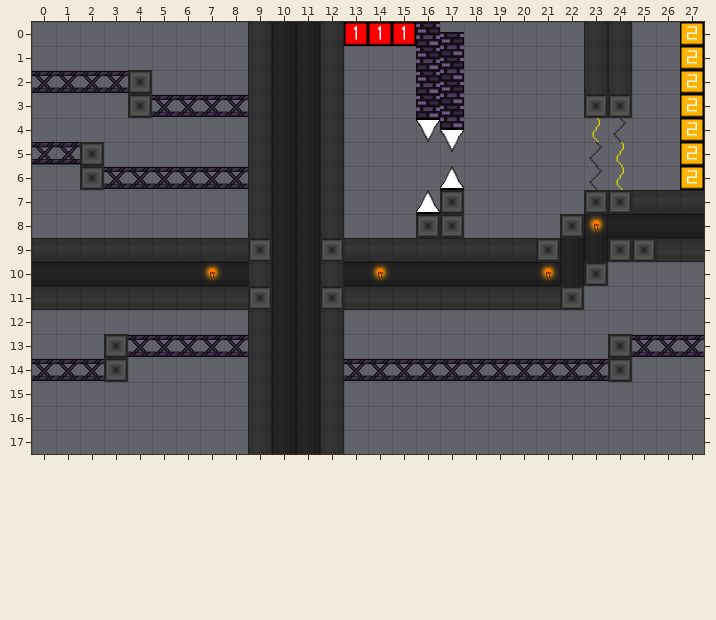
An edit to a level. Tiled map, assets/data/chapters/chapter1/ch1-map23.tmx. That is the earlier state.
Cells are 50x50 px. Shown: x 0..27, y 0..17.
Once edited:
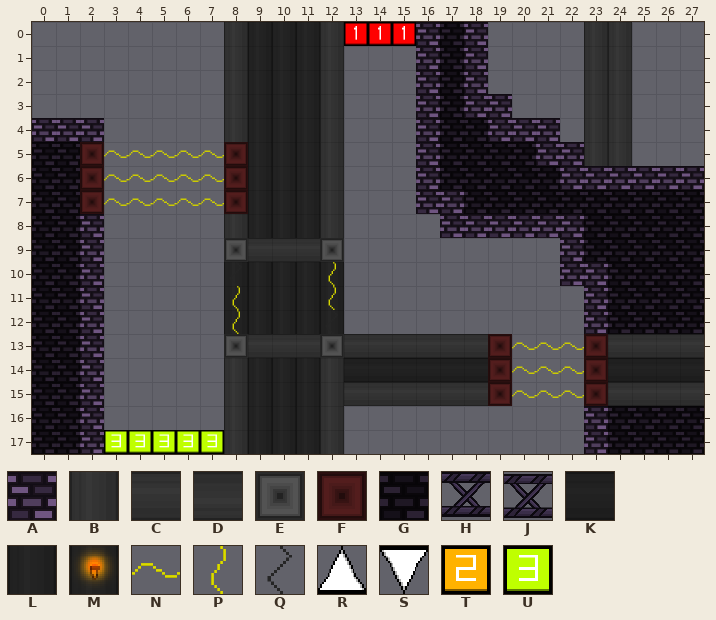
Key: from "chapter1tiles": A 0, B 3, C 4, D 5, E 6, F 7, G 8, H 13, J 14, K 34, L 40, M 41; from "laser": N 0, P 6, Q 12; from "spike": R 0, S 2; from "transition-tiles": T 1, U 2.
_ is an empty cell.
Objects are placed by their top-left corner, in cells (3,4 is the top-left corner of cell 3,4); size is 1x1 cell unless given.
Tiles replaced or removed in this view: B, C, D, E, H, J, K, L, M.
See-through tiles are keyed as they look on the map.
Changes in this commit:
Changed rows in their new state; . is an unchanged cell.
Layer "tiles-main":
first column x 0:
 0 ........B.........A.........
 1 ........B.........A.........
 2 _____...B.........A.........
 3 ....____B.........AA...BB...
 4 AAA.....B.......A..AAA.BB...
 5 __F.....F.......A....AABB...
 6 ..F_____F.......A.....AAAAAA
 7 ..F.....F.......AA.....__...
 8 ..A.....B......._AAAAAA.....
 9 ..A_____ECCC._________A.__..
10 ..A........._.........AA....
11 __A_______..___________A....
12 ..A....................A....
13 ..A_____ECCCECCCCCCF...F____
14 __A_....B....______F___F_...
15 ..A.....B....CCCCCCF...F....
16 ..A.....B..............A....
17 ..A.....B..............A....
Layer "tiles-deco":
first column x 0:
 0 .................G..........
 1 .................G..........
 2 .................G..........
 3 .................G..........
 4 .................GG.........
 5 GG...............GGGG.......
 6 GG...............GGGGG......
 7 GG................GGGGGGGGGG
 8 GG.....................GGGGG
 9 GG_______.__.________._GGGGG
10 GG______....L__________.GGGG
11 GG......LL..L_________..GGGG
12 GG......L...............GGGG
13 GG........__............CCCC
14 GG...........KKKKKK.....KKKK
15 GG......................CCCC
16 GG......................GGGG
17 GG......................GGGG
Layer "tiles-deco2":
first column x 7:
 8 ................_
10 _......_......_..
Layer "platform":
removed: A "platform" at 17,0.4
removed: A "platform" at 17,1.4
removed: A "platform" at 17,2.4
removed: A "platform" at 17,3.4
Layer "spike-normal":
removed: S "spike" at 16,4
removed: S "spike" at 17,4.4
removed: R "spike" at 17,6
removed: R "spike" at 16,7
Layer "laser":
added: N "laser" at 3,5
added: N "laser" at 4,5
added: N "laser" at 5,5
added: N "laser" at 6,5
added: N "laser" at 7,5
added: N "laser" at 3,6
added: N "laser" at 4,6
added: N "laser" at 5,6
added: N "laser" at 6,6
added: N "laser" at 7,6
added: N "laser" at 7,7
added: N "laser" at 6,7
added: N "laser" at 5,7
added: N "laser" at 4,7
added: N "laser" at 3,7
added: P "laser" at 12,10
added: P "laser" at 8,11
added: P "laser" at 12,11
added: P "laser" at 8,12
added: N "laser" at 20,13
added: N "laser" at 21,13
added: N "laser" at 22,13
added: N "laser" at 20,14
added: N "laser" at 21,14
added: N "laser" at 22,14
added: N "laser" at 20,15
added: N "laser" at 21,15
added: N "laser" at 22,15
removed: P "laser" at 23,4
removed: Q "laser" at 24,4
removed: P "laser" at 24,5
removed: Q "laser" at 23,5
removed: P "laser" at 24,6
removed: Q "laser" at 23,6
Layer "warps":
added: U "warp" at 3,17
added: U "warp" at 4,17
added: U "warp" at 5,17
added: U "warp" at 6,17
added: U "warp" at 7,17
removed: T "warp" at 27,0
removed: T "warp" at 27,1
removed: T "warp" at 27,2
removed: T "warp" at 27,3
removed: T "warp" at 27,4
removed: T "warp" at 27,5
removed: T "warp" at 27,6
